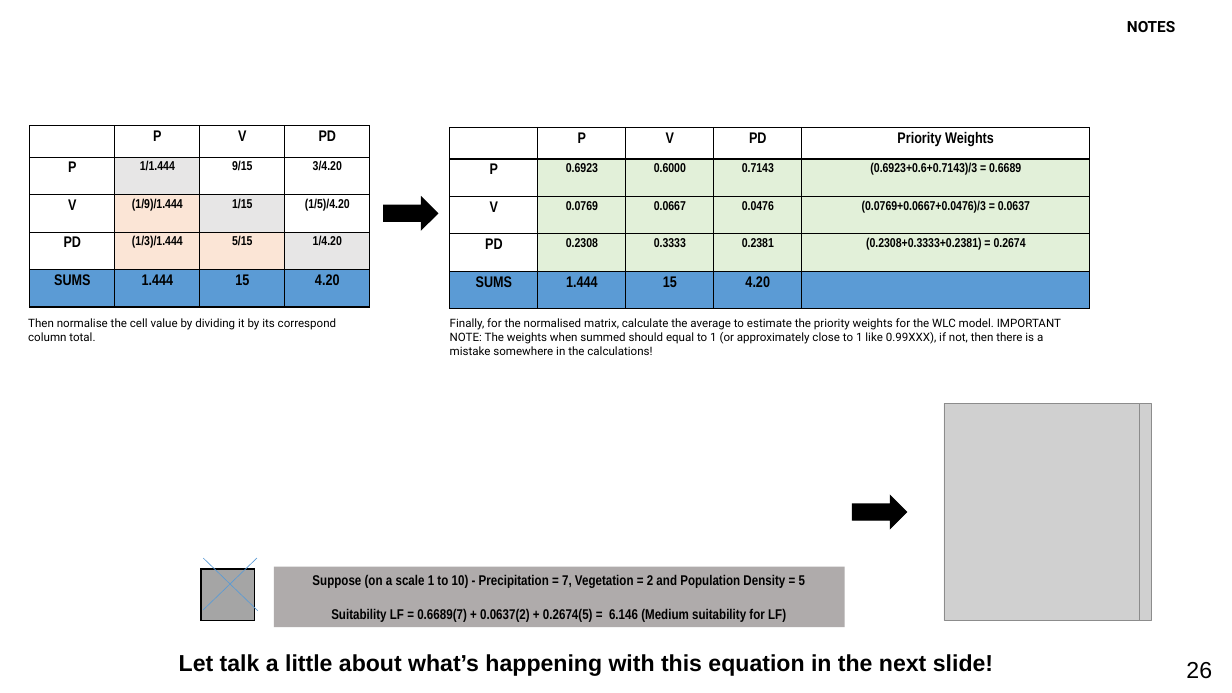
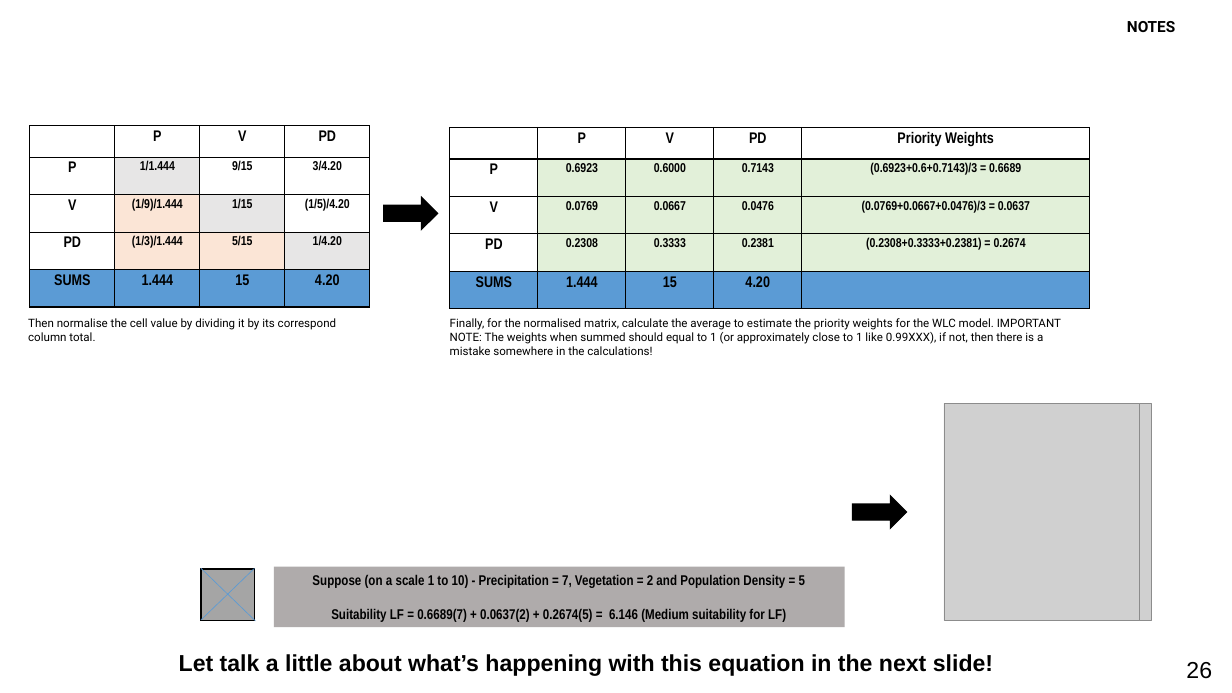
Before and after one commit to UCLPG-MSC-SGDS/GEOG0114, a slide deck: slide 26 of Lecture_notes_powerpoint/Week 4 Lecture Notes - Analytical Hierarchy Process.pptx. Drawn at 1232x693 pixels with LibreOffice and Linux fonts; fonts in the diff are those of the drawing; grey boxes stand for pictures. Boxes give left, top, right and bottom in pixels: in the first picture for what was removed or moved away, otherwise in the second. Text is boxed around its words. In the diff, an @@ line names an element or a change of style, - is before the commit and + after.

```diff
--- a/Lecture_notes_powerpoint/Week 4 Lecture Notes - Analytical Hierarchy Process.pptx
+++ b/Lecture_notes_powerpoint/Week 4 Lecture Notes - Analytical Hierarchy Process.pptx
@@ line moved from (203, 558) - (258, 611) to (201, 568) - (255, 621) @@
@@ line moved from (257, 558) - (203, 610) to (254, 568) - (201, 620) @@
```
Also in this commit, not shown: 3 other slides changed, 3 other files.
